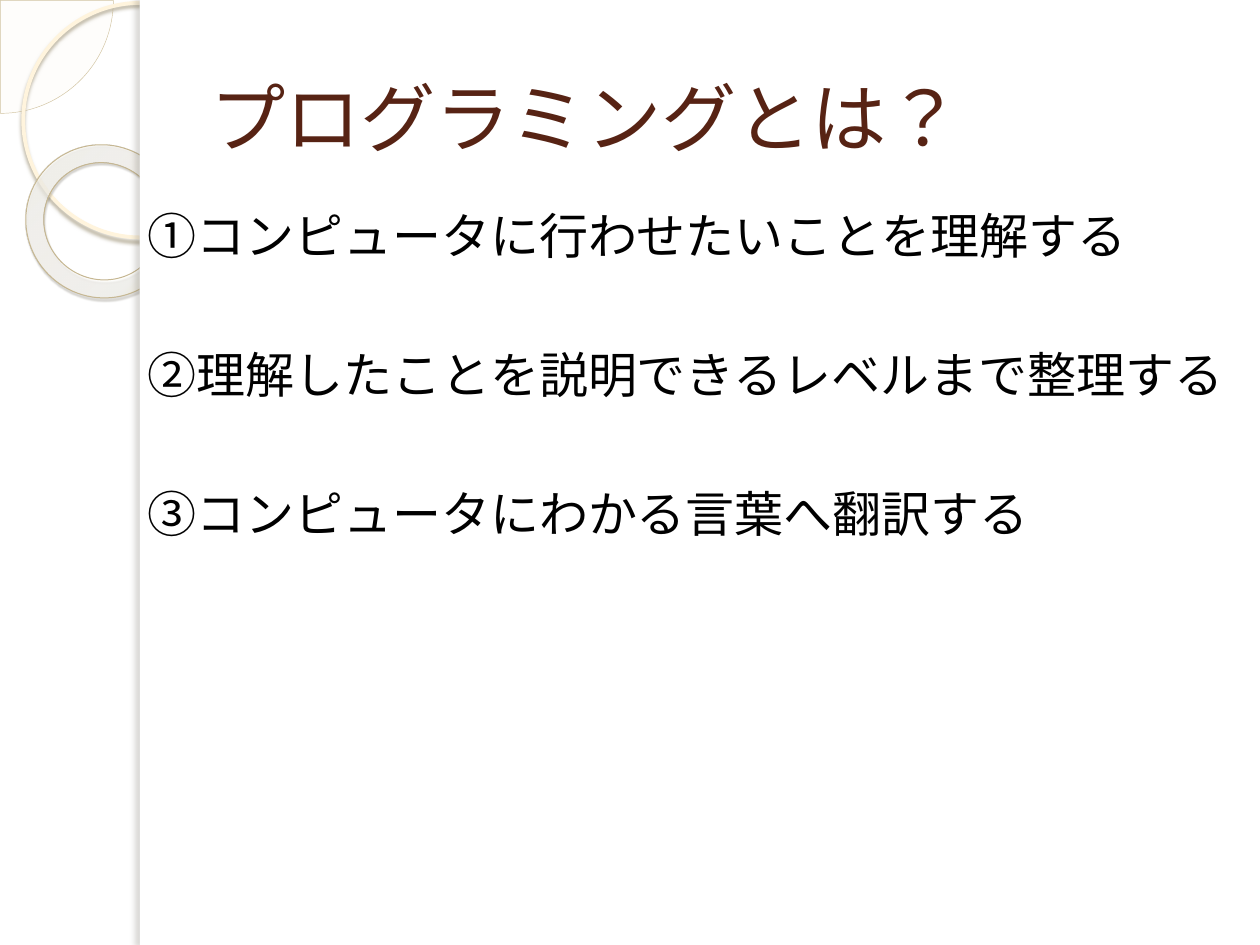
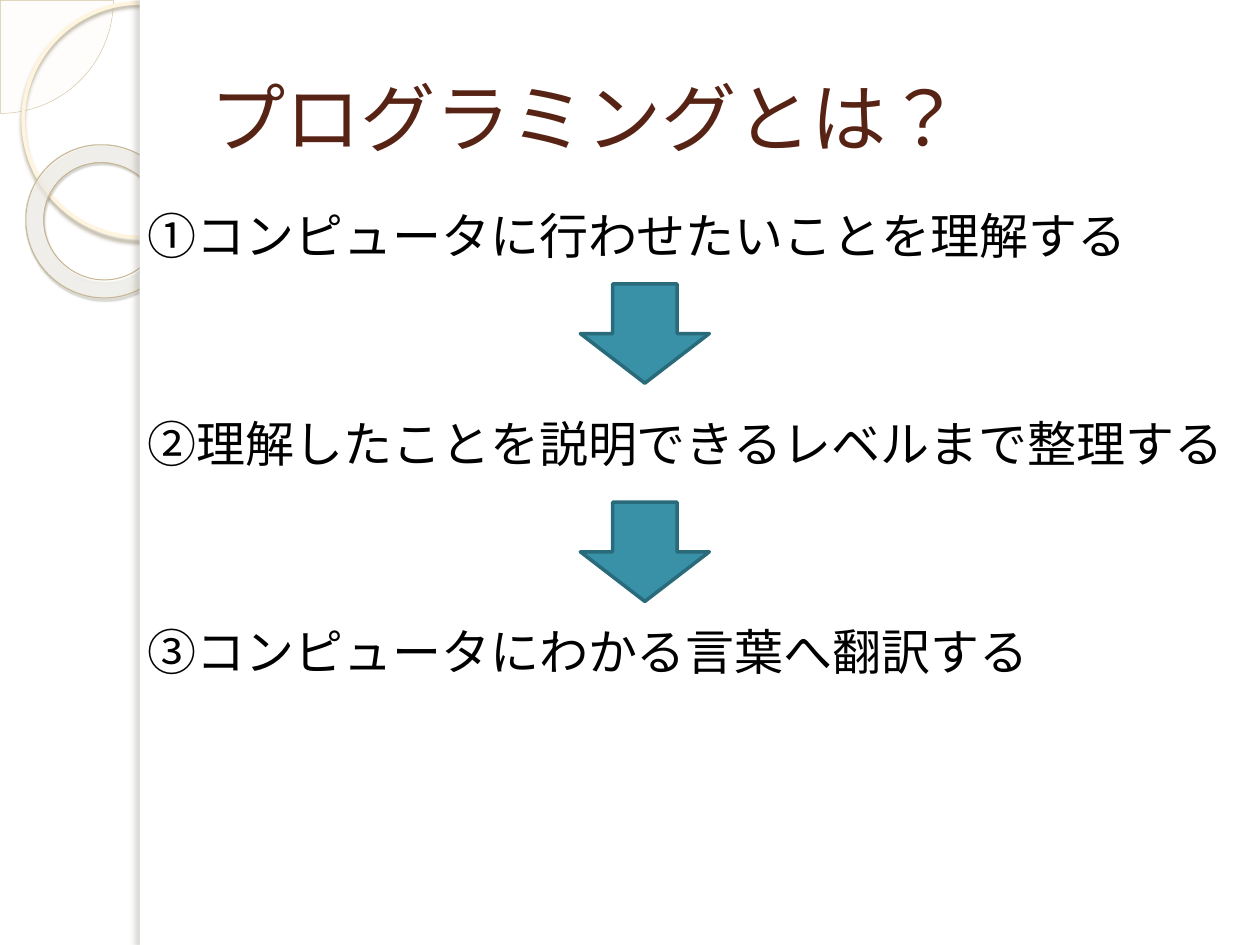
Before and after one commit to yuridonus/FEstudy, a slide deck: slide 5 of objectStudy.pptx (slide 3 before the commit). Drawn at 1260x945 pixels with LibreOffice and Linux fonts; fonts in the diff are those of the drawing; background and template pictures are left out. Boxes give left, top, right and bottom in pixels: in the first picture for what was removed or moved away, otherwise in the second. Text is boxed around its words. In the diff, an @@ line names an element or a change of style, - is before the commit and + after.

```diff
--- a/objectStudy.pptx
+++ b/objectStudy.pptx
@@ text "①コンピュータに行わせたいことを理解する" rewrapped from [148,212,1224,537] to [148,212,1224,675] @@
@@ down arrow added at [581,284,709,383], fill #3891A7, outline #296B7C 2 pt @@
@@ down arrow added at [581,503,709,602], fill #3891A7, outline #296B7C 2 pt @@
```
Also in this commit, not shown: 1 other slide changed, 12 slides added.
